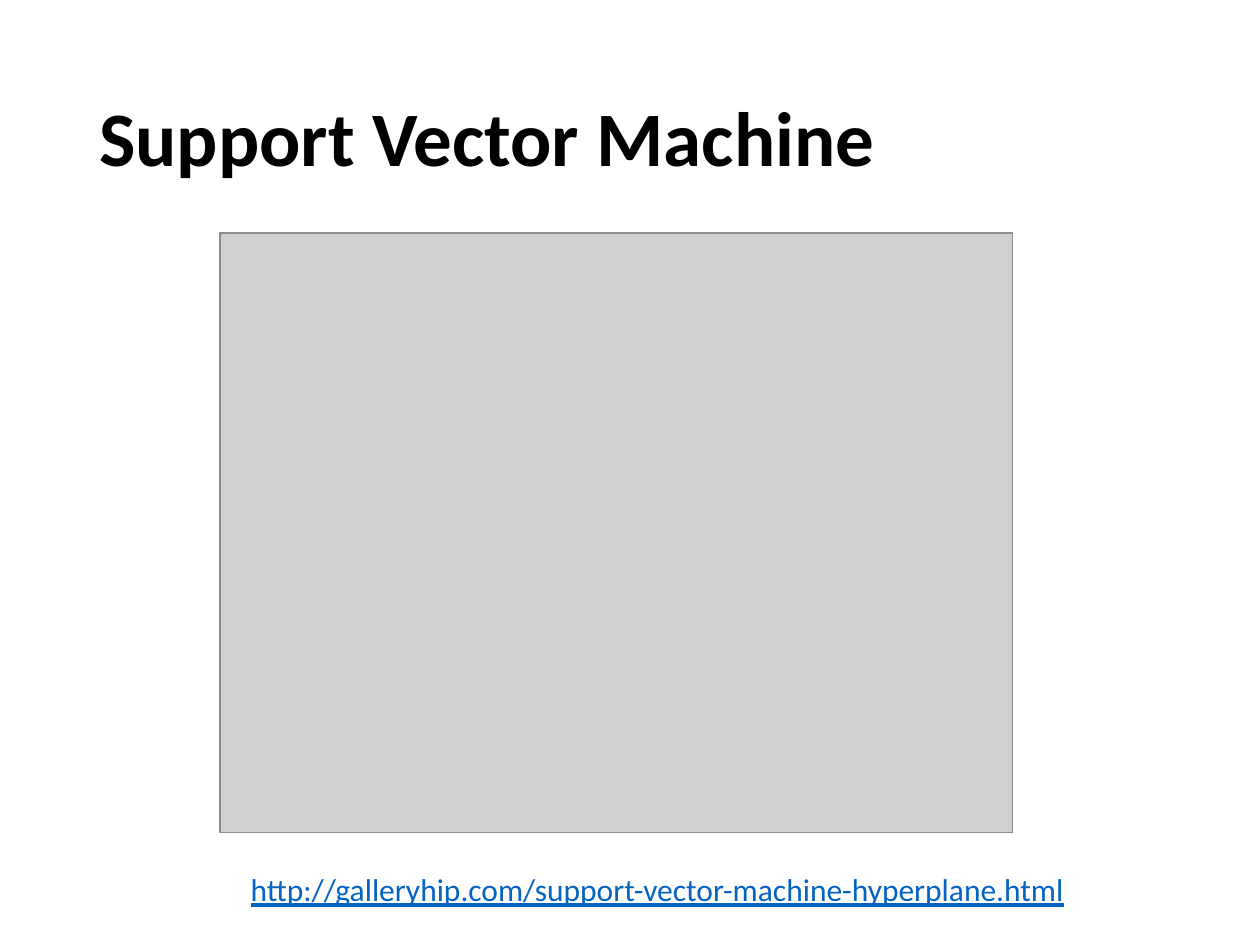
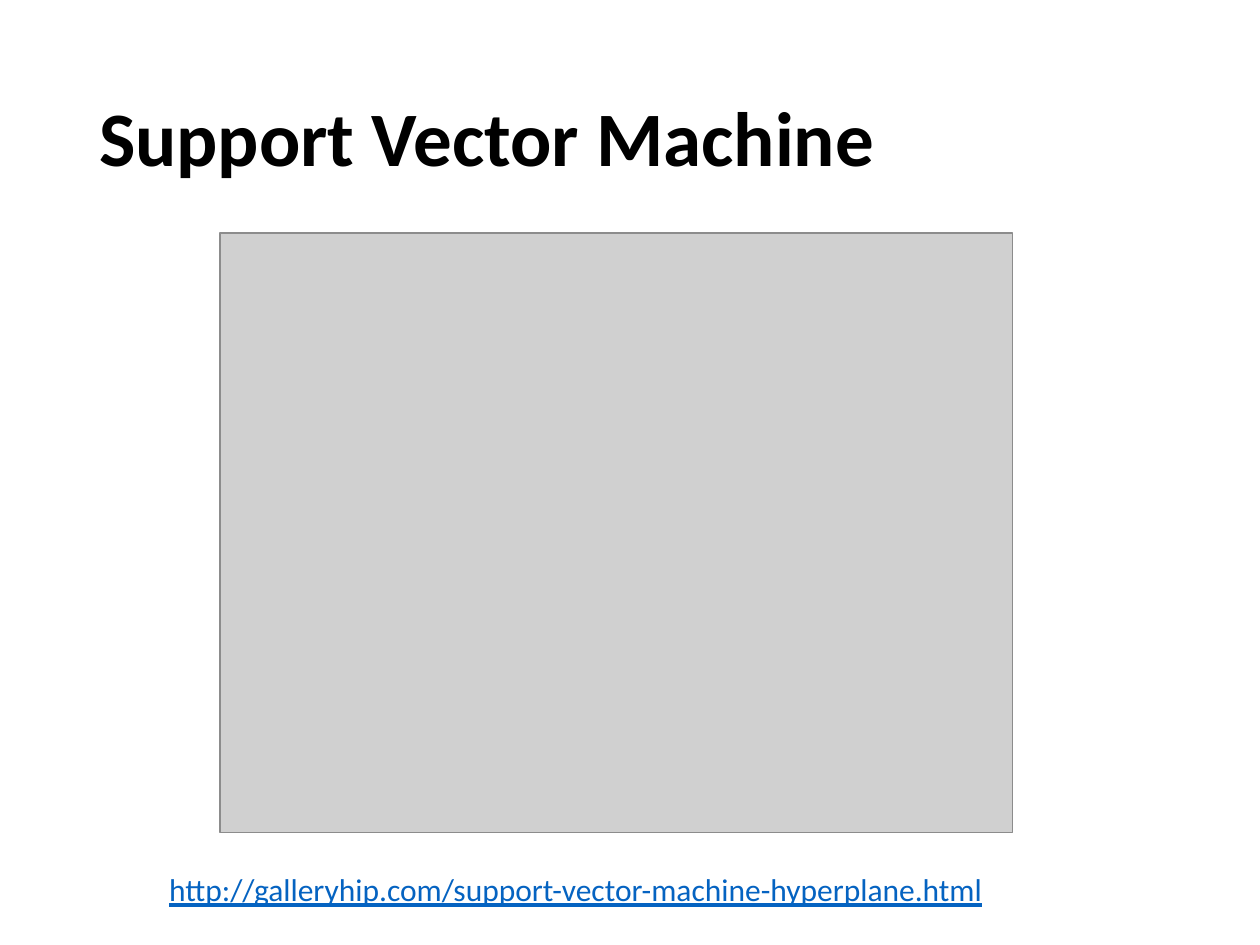
Before and after one commit to dr-artio/CancerClassifier, a slide deck: slide 10 of Powerpoint/ProjectPresentation_Draft.pptx. Drawn at 1260x945 pixels with LibreOffice and Linux fonts; fonts in the diff are those of the drawing; grey boxes stand for pictures. Boxes give left, top, right and bottom in pixels: in the first picture for what was removed or moved away, otherwise in the second. Text is boxed around its words. In the diff, an @@ line names an element or a change of style, - is before the commit and + after.

```diff
--- a/Powerpoint/ProjectPresentation_Draft.pptx
+++ b/Powerpoint/ProjectPresentation_Draft.pptx
@@ text "http://galleryhip.com/support-vector-machine-hyperplane.html" moved from (x1=251, y1=879, x2=1064, y2=907) to (x1=169, y1=879, x2=982, y2=907) @@
```
Also in this commit, not shown: 14 other slides changed, 2 slides added, 1 slide removed.
